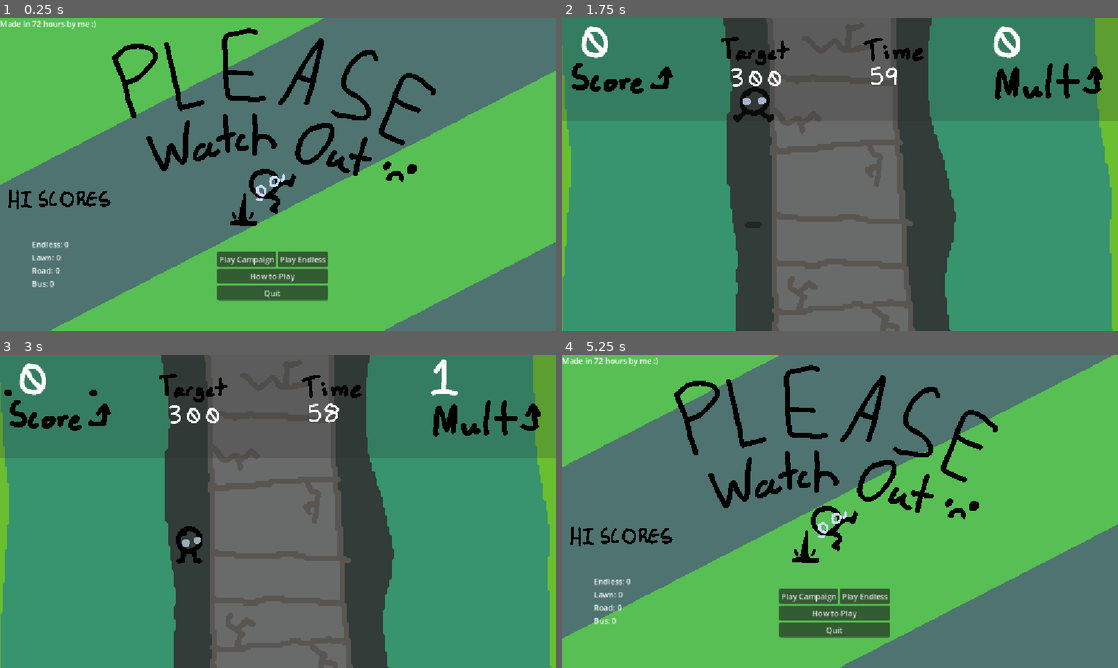
Above: before the commit, frames 1-4 (two rows, left to right).
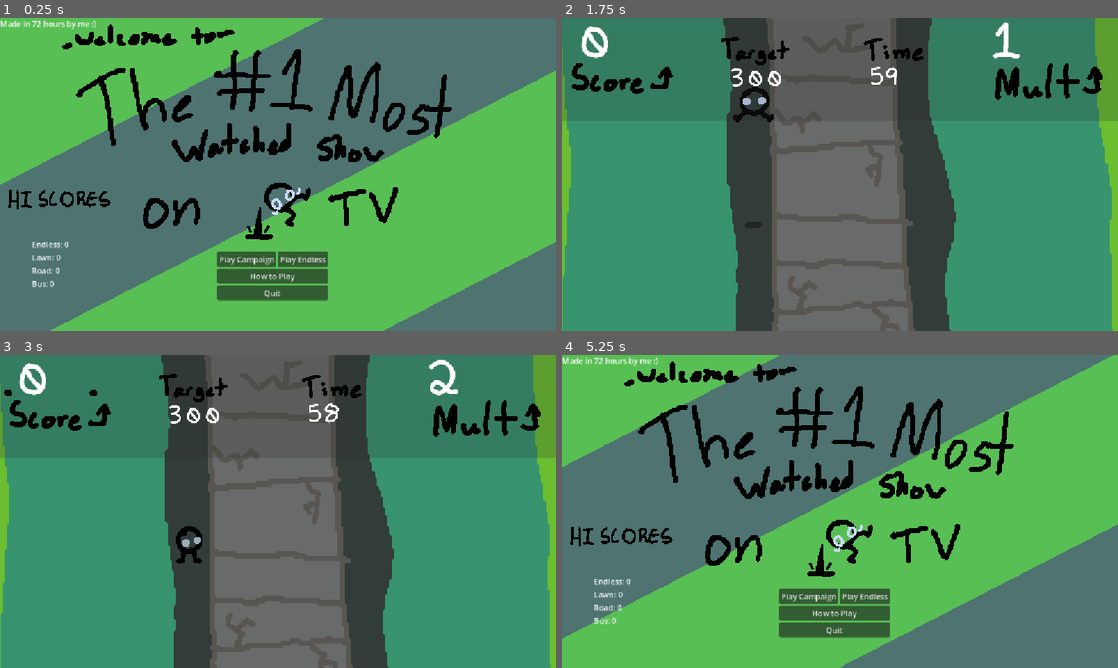
Above: after the commit, the same moments.

Repository: octokid12/Television
Game: Godot game, scene res://Scenes/main_menu.tscn
The game is run twice, just before and just after one commit, with the same random seed, the same clock (stepped at 60 frames per second) and the same inputs.
Inputs (mouse positions are in pixels of both pictures, inside the frame that each line leads up to):
- Up to frame 1 (0.25 s): no input
- Up to frame 2 (1.75 s): click "Play Campaign" at 0.5 s; tap Enter (ui_accept) at 1.25, 1.52 s; move the mouse to (962, 158) at 1.27 s; click (962, 158) at 1.42 s
- Up to frame 3 (3 s): move the mouse to (166, 527) at 2.02 s; click (166, 527) at 2.17 s; tap Enter (ui_accept) at 2.27 s; move the mouse to (333, 442) at 2.77 s; click (333, 442) at 2.92 s
- Up to frame 4 (5.25 s): move the mouse to (812, 574) at 3.52 s; click (812, 574) at 3.67 s; tap Enter (ui_accept) at 3.77, 4.52 s; move the mouse to (1006, 558) at 4.27 s; click (1006, 558) at 4.42 s; tap P (Pause) at 4.9 s; click "Back to menu" (after the commit: "Back to main menu") at 5 s

The runs differ from the first frame. In frame 1, 9.1% of the frame differs, in the area x 11-82%, y 2-71%; in frame 2, 0.3%; in frame 3, 0.3%; in frame 4, 9.1%.

Commit message:
final patch probably

Diff:
--- a/Player.tscn
+++ b/Player.tscn
@@ -3,6 +3,10 @@
 [ext_resource type="Texture2D" uid="uid://dqwtjmpm3ee0d" path="res://Sprites/Terry.png" id="1_xhfnw"]
 [ext_resource type="Texture2D" uid="uid://lp1vykpit2u6" path="res://Sprites/dust.png" id="2_kpjcp"]
 [ext_resource type="Texture2D" uid="uid://ccwbwqg8dt8qs" path="res://Sprites/hypeandaura.png" id="3_kne1u"]
+[ext_resource type="AudioStream" uid="uid://ra2qcbr2w5c1" path="res://Sound/jump (1).wav" id="4_e80uo"]
+[ext_resource type="AudioStream" uid="uid://bsgsni6a25orj" path="res://Sound/hitHurt (3).wav" id="5_cxr5p"]
+[ext_resource type="AudioStream" uid="uid://bwqjjwi7kub28" path="res://Sound/powerUp (1).wav" id="6_tdg3f"]
+[ext_resource type="AudioStream" uid="uid://dompa60fiaf52" path="res://Sound/click (1).wav" id="7_dtqjt"]
 
 [sub_resource type="GDScript" id="GDScript_grmq1"]
 script/source = "extends CharacterBody2D
@@ -25,6 +29,7 @@
 
 	if Input.is_action_just_pressed(\"ui_accept\") and Mode == \"Base\":
 		#print(\"jump\")
+		$Jump.play()
 		Mode = \"Jump\"
 
 
@@ -63,6 +68,7 @@
 			if area.visible:
 				if Mode == \"Base\":
 					Mode = \"Hurt\"
+					$Hurt.play()
 					if Values.endless:
 						Lose_time.emit()
 					emit_signal(\"HP_Changed\")
@@ -109,6 +115,7 @@
 		if Values.endless:
 			Add_time.emit()
 		$Fire.restart()
+		$Hoop.play()
 		Values.Mult *= 2
 "
 
@@ -304,5 +311,17 @@
 position = Vector2(-4, 204.5)
 shape = SubResource("RectangleShape2D_grmq1")
 
+[node name="Jump" type="AudioStreamPlayer" parent="." unique_id=639782913]
+stream = ExtResource("4_e80uo")
+
+[node name="Hurt" type="AudioStreamPlayer" parent="." unique_id=933964126]
+stream = ExtResource("5_cxr5p")
+
+[node name="Hoop" type="AudioStreamPlayer" parent="." unique_id=1388319698]
+stream = ExtResource("6_tdg3f")
+
+[node name="Footsteps" type="AudioStreamPlayer" parent="." unique_id=1346830583]
+stream = ExtResource("7_dtqjt")
+
 [connection signal="area_entered" from="Area2D" to="." method="_on_area_2d_area_entered"]
 [connection signal="area_entered" from="Firering" to="." method="_on_firering_area_entered"]
--- a/Scenes/Patterns/shotpattern.tscn
+++ b/Scenes/Patterns/shotpattern.tscn
@@ -2,6 +2,7 @@
 
 [ext_resource type="Script" uid="uid://t4m53k7dn1r2" path="res://Scripts/Class/Danger.gd" id="1_0h1bi"]
 [ext_resource type="Texture2D" uid="uid://ch8gksp64n8sn" path="res://Sprites/shot.png" id="2_fx24a"]
+[ext_resource type="AudioStream" uid="uid://4qqt6wu1h3tj" path="res://Sound/explosion (2).wav" id="3_fx24a"]
 
 [sub_resource type="AtlasTexture" id="AtlasTexture_4rcqs"]
 atlas = ExtResource("2_fx24a")
@@ -79,8 +80,10 @@
 
 [node name="Shotpattern" type="Node2D" unique_id=235004472]
 
-[node name="DangerousObject" type="Node2D" parent="." unique_id=1344343845 node_paths=PackedStringArray("Sprite", "Hitbox")]
-script = ExtResource("1_0h1bi")
+[node name="DangerousObject" type="Node2D" parent="." unique_id=1344343845 node_paths=PackedStringArray("Sound", "Sprite", "Hitbox")]
+script = ExtResource("1_0h1bi")
+Sound = NodePath("AudioStreamPlayer")
+Soundframe = 4
 Sprite = NodePath("AnimatedSprite2D")
 SpawnAnimation = "default"
 Die = true
@@ -103,9 +106,15 @@
 position = Vector2(-4.5, 1.5)
 shape = SubResource("RectangleShape2D_grmq1")
 
-[node name="DangerousObject2" type="Node2D" parent="." unique_id=1291758192 node_paths=PackedStringArray("Sprite", "Hitbox")]
+[node name="AudioStreamPlayer" type="AudioStreamPlayer" parent="DangerousObject" unique_id=718897819]
+stream = ExtResource("3_fx24a")
+volume_db = -10.0
+
+[node name="DangerousObject2" type="Node2D" parent="." unique_id=1291758192 node_paths=PackedStringArray("Sound", "Sprite", "Hitbox")]
 position = Vector2(0, 105)
 script = ExtResource("1_0h1bi")
+Sound = NodePath("AudioStreamPlayer")
+Soundframe = 4
 Sprite = NodePath("AnimatedSprite2D")
 SpawnAnimation = "default"
 SpawnOffset = 0.7
@@ -129,9 +138,15 @@
 position = Vector2(-4.5, 1.5)
 shape = SubResource("RectangleShape2D_grmq1")
 
-[node name="DangerousObject3" type="Node2D" parent="." unique_id=820744303 node_paths=PackedStringArray("Sprite", "Hitbox")]
+[node name="AudioStreamPlayer" type="AudioStreamPlayer" parent="DangerousObject2" unique_id=1285282641]
+stream = ExtResource("3_fx24a")
+volume_db = -10.0
+
+[node name="DangerousObject3" type="Node2D" parent="." unique_id=820744303 node_paths=PackedStringArray("Sound", "Sprite", "Hitbox")]
 position = Vector2(-1, 205)
 script = ExtResource("1_0h1bi")
+Sound = NodePath("AudioStreamPlayer")
+Soundframe = 4
 Sprite = NodePath("AnimatedSprite2D")
 SpawnAnimation = "default"
 SpawnOffset = 1.4
@@ -155,9 +170,15 @@
 position = Vector2(-4.5, 1.5)
 shape = SubResource("RectangleShape2D_grmq1")
 
-[node name="DangerousObject4" type="Node2D" parent="." unique_id=389454159 node_paths=PackedStringArray("Sprite", "Hitbox")]
+[node name="AudioStreamPlayer" type="AudioStreamPlayer" parent="DangerousObject3" unique_id=1391873935]
+stream = ExtResource("3_fx24a")
+volume_db = -10.0
+
+[node name="DangerousObject4" type="Node2D" parent="." unique_id=389454159 node_paths=PackedStringArray("Sound", "Sprite", "Hitbox")]
 position = Vector2(-1, 310)
 script = ExtResource("1_0h1bi")
+Sound = NodePath("AudioStreamPlayer")
+Soundframe = 4
 Sprite = NodePath("AnimatedSprite2D")
 SpawnAnimation = "default"
 SpawnOffset = 2.1
@@ -180,3 +201,7 @@
 [node name="CollisionShape2D" type="CollisionShape2D" parent="DangerousObject4/Area2D" unique_id=279518514]
 position = Vector2(-4.5, 1.5)
 shape = SubResource("RectangleShape2D_grmq1")
+
+[node name="AudioStreamPlayer" type="AudioStreamPlayer" parent="DangerousObject4" unique_id=193012329]
+stream = ExtResource("3_fx24a")
+volume_db = -10.0
--- a/Scenes/main_menu.tscn
+++ b/Scenes/main_menu.tscn
@@ -47,7 +47,7 @@
 
 [node name="Logo" type="Sprite2D" parent="." unique_id=1389765062]
 texture_filter = 1
-position = Vector2(440, 302)
+position = Vector2(472, 330)
 texture = ExtResource("2_48xlc")
 
 [node name="VBoxContainer" type="VBoxContainer" parent="." unique_id=433013144]
--- /dev/null
+++ b/Scenes/music.tscn
@@ -0,0 +1,7 @@
+[gd_scene format=3 uid="uid://bqn7ryyq7j3kp"]
+
+[ext_resource type="AudioStream" uid="uid://ipvjcnoc8i81" path="res://Sound/chiptune-grooving-142242.wav" id="1_fbmny"]
+
+[node name="Music" type="AudioStreamPlayer" unique_id=1582360789]
+stream = ExtResource("1_fbmny")
+autoplay = true
--- a/Scripts/Class/Danger.gd
+++ b/Scripts/Class/Danger.gd
@@ -1,5 +1,8 @@
 class_name DangerousObject extends Node2D
 
+
+@export var Sound: AudioStreamPlayer
+@export var Soundframe: int = 0
 @export var Sprite: AnimatedSprite2D
 @export var SpawnAnimation: String
 @export var SpawnOffset: float = 0
@@ -19,6 +22,10 @@
 	Sprite.play(SpawnAnimation)
 
 func _process(_delta: float) -> void:
+	if Sound:
+		if Sprite.frame == Soundframe:
+			Sound.play()
+			Sound = null
 	if not Sprite: return
 	if Sprite.frame >= StartingFrame and Sprite.frame <= EndingFrame:
 		#Hitbox.monitorable = true
--- a/Scripts/Values.gd
+++ b/Scripts/Values.gd
@@ -27,7 +27,7 @@
 	40,
 	60,
 	50,
-	100
+	55
 ]
 
 var Targets: Array[int] = [
@@ -55,5 +55,5 @@
 
 
 func _process(_delta: float) -> void:
-	if Mult < 0:
-		Mult = 0
+	if Mult < 1:
+		Mult = 1
--- a/Scripts/ui.gd
+++ b/Scripts/ui.gd
@@ -53,7 +53,8 @@
 func _on_timer_timeout() -> void:
 	$AnimationPlayer.play("End")
 	get_tree().set_pause(true)
-	await get_tree().create_timer(3).timeout
+	$Crowd.play()
+	await get_tree().create_timer(5.6).timeout
 
 	if Values.Score > Values.Highscores[Values.Level]:
 		Values.Highscores[Values.Level] = Values.Score
--- a/UI.tscn
+++ b/UI.tscn
@@ -5,6 +5,7 @@
 [ext_resource type="FontFile" uid="uid://dyceni83q8ciy" path="res://Scenes/Patterns/Mystery Font.ttf" id="3_g6l6n"]
 [ext_resource type="Texture2D" uid="uid://cyxyo47srh6yj" path="res://Sprites/times up.png" id="4_qui0h"]
 [ext_resource type="Shader" uid="uid://b5vamjroc3ctx" path="res://Scenes/BG.gdshader" id="5_vrfts"]
+[ext_resource type="AudioStream" uid="uid://6qqporkw04ut" path="res://Sound/u_xg7ssi08yr-crowd-cheering-379666.wav" id="6_0mc3e"]
 
 [sub_resource type="AtlasTexture" id="AtlasTexture_grmq1"]
 atlas = ExtResource("1_b3bc3")
@@ -249,11 +250,16 @@
 [node name="Label" type="Label" parent="Pause/VBoxContainer" unique_id=2116316404]
 modulate = Color(0, 0, 0, 1)
 layout_mode = 2
-text = "PAUSED!!!"
+text = "Pause"
+horizontal_alignment = 1
 
 [node name="Button2" type="Button" parent="Pause/VBoxContainer" unique_id=1894764480]
+custom_minimum_size = Vector2(0, 100)
 layout_mode = 2
-text = "Back to menu"
+text = "Back to main menu"
+
+[node name="Crowd" type="AudioStreamPlayer" parent="." unique_id=847491292]
+stream = ExtResource("6_0mc3e")
 
 [connection signal="timeout" from="Timer" to="." method="_on_timer_timeout"]
 [connection signal="pressed" from="Pause/VBoxContainer/Button2" to="." method="_on_button_2_pressed"]
--- a/project.godot
+++ b/project.godot
@@ -10,16 +10,17 @@
 
 [application]
 
-config/name="Please Watch Out!"
+config/name="The #1 Most Watched Show on Television"
 run/main_scene="uid://cc0d571ixfdp8"
 config/features=PackedStringArray("4.7", "Forward Plus")
 boot_splash/bg_color=Color(0.06495004, 0.089611046, 0.37396276, 1)
-config/icon="res://Sprites/icon.svg"
+config/icon="uid://prjdc4wh3li7"
 
 [autoload]
 
 Values="*uid://br2axrn2d7r5e"
 Transitions="*uid://cwruok0u0safl"
+Music="*uid://bqn7ryyq7j3kp"
 
 [display]
 
Not shown, added: Sound/blipSelect (1).wav.import
Not shown, added: Sound/chiptune-grooving-142242.wav.import
Not shown, added: Sound/click (1).wav.import
Not shown, added: Sound/explosion (2).wav.import
Not shown, added: Sound/explosion (4).wav.import
Not shown, added: Sound/hitHurt (3).wav.import
Not shown, added: Sound/jump (1).wav.import
Not shown, added: Sound/powerUp (1).wav.import
Not shown, added: Sound/u_xg7ssi08yr-crowd-cheering-379666.wav.import
Binary file changed: Sprites/logo.png
Not shown, added: export_presets.cfg
Not shown, added: Sound/blipSelect (1).wav
(and 8 more such lines)
